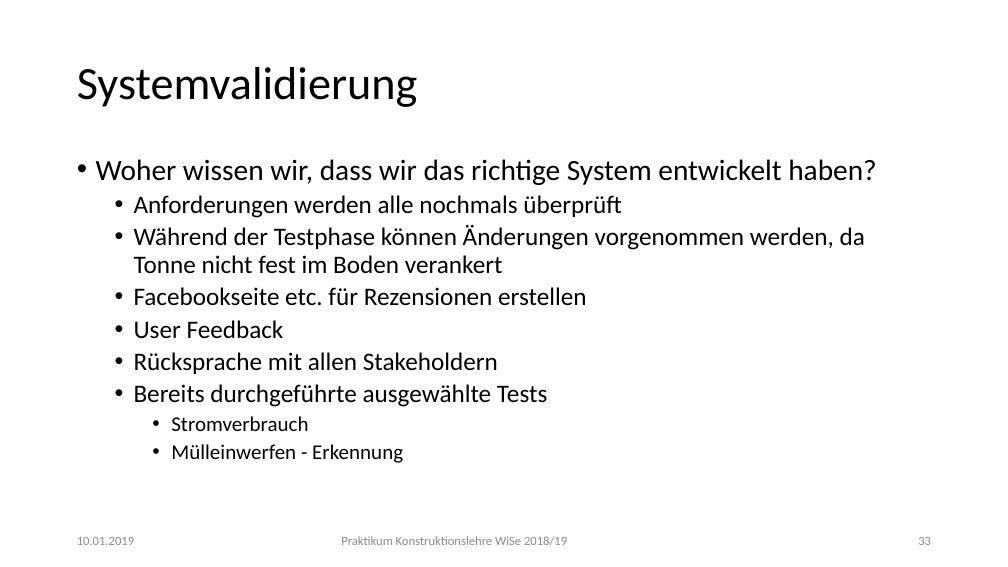
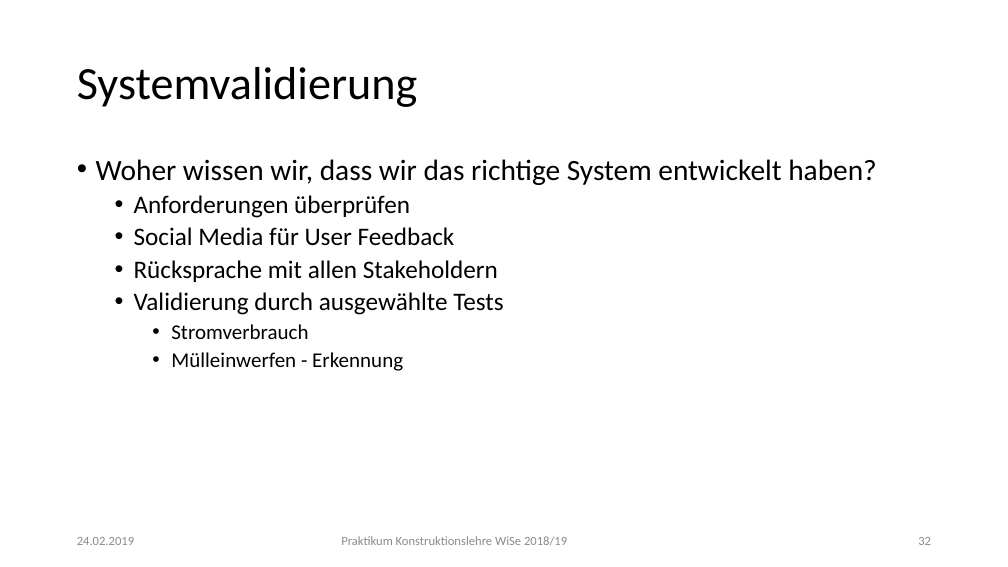
Before and after one commit to KLPraktikum/Code, a slide deck: slide 32 of Praktikum_KonLe_Doku.pptx (slide 33 before the commit). Drawn at 1008x567 pixels with LibreOffice and Linux fonts; fonts in the diff are those of the drawing; background and template pictures are left out. Boxes give left, top, right and bottom in pixels: in the first picture for what was removed or moved away, otherwise in the second. Text is boxed around its words. In the diff, an @@ line names an element or a change of style, - is before the commit and + after.

```diff
--- a/Praktikum_KonLe_Doku.pptx
+++ b/Praktikum_KonLe_Doku.pptx
@@ text at (x1=134, y1=195, x2=455, y2=246): text changed @@
-  • Anforderungen werden alle nochmals überprüft
-  • Während der Testphase können Änderungen vorgenommen werden, da Tonne nicht fest im Boden verankert
-  • Facebookseite etc. für Rezensionen erstellen
-  • User Feedback
+  • Anforderungen überprüfen
+  • Social Media für User Feedback
@@ text at (x1=134, y1=292, x2=503, y2=315): text changed @@
-  • Bereits durchgeführte ausgewählte Tests
+  • Validierung durch ausgewählte Tests
@@ text at (x1=77, y1=537, x2=134, y2=545): text changed @@
-10.01.2019
+24.02.2019
```
Also in this commit, not shown: 32 other slides changed, 1 slide removed, 1 other file.
